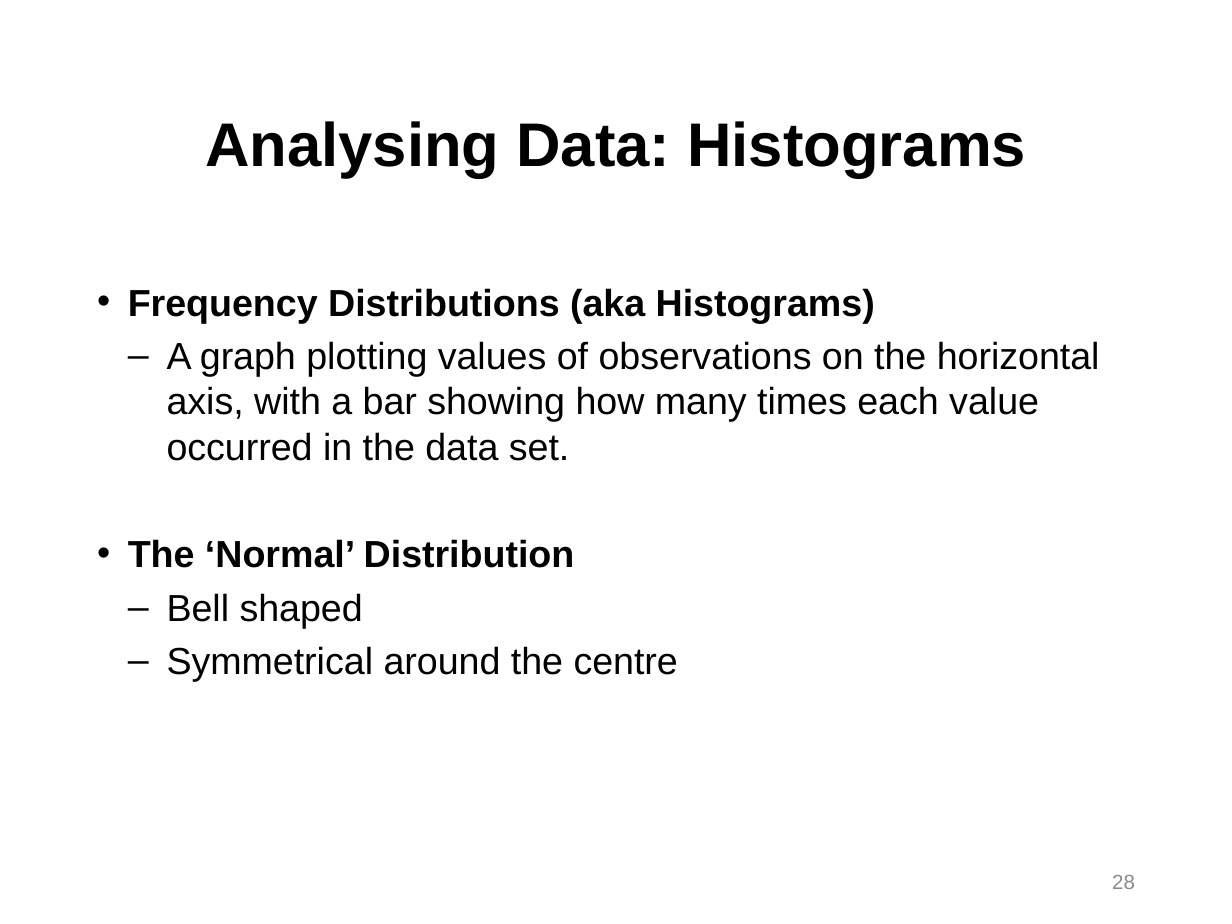
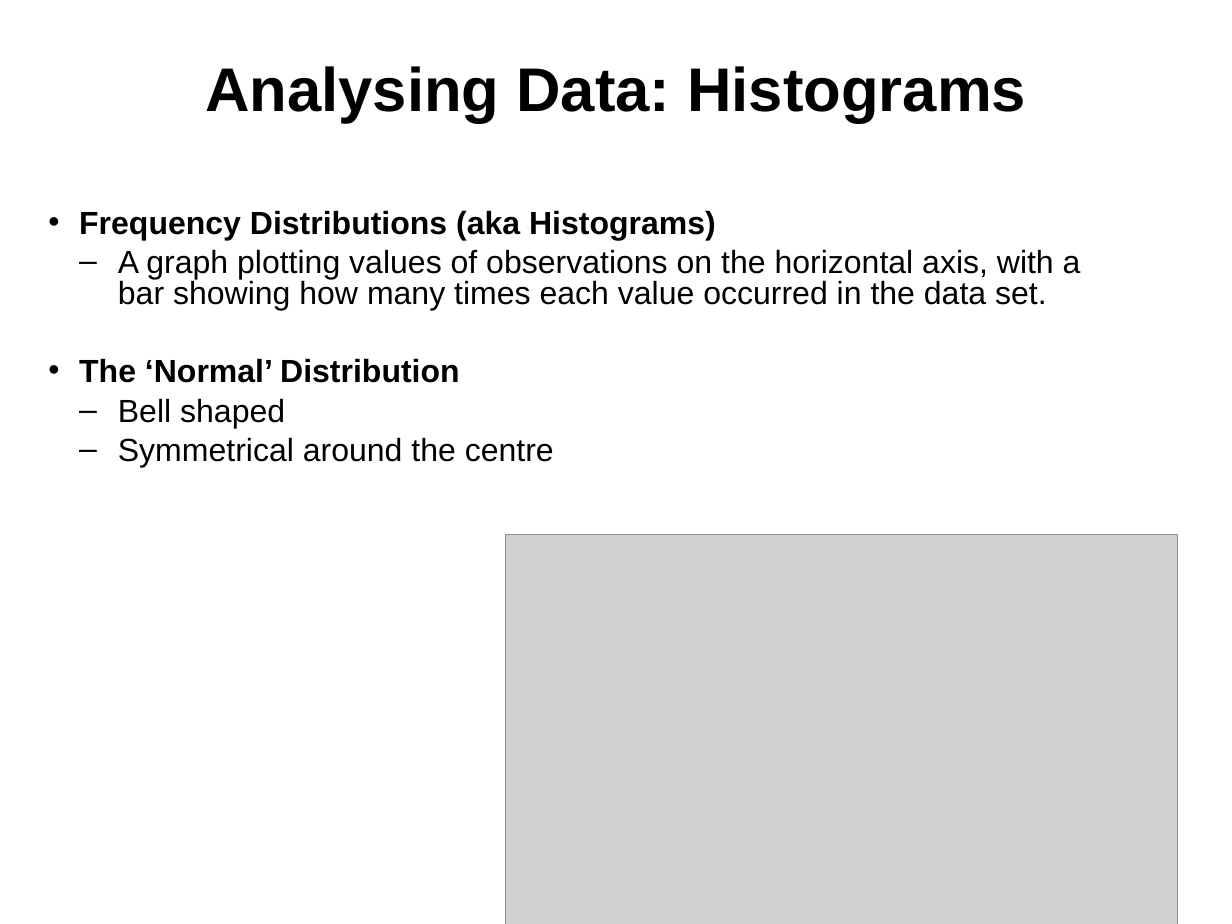
Before and after one commit to npm27/Teaching-Materials, a slide deck: slide 28 of Stats/Slides/1 Chapter 1 Slides.pptx. Drawn at 1232x924 pixels with LibreOffice and Linux fonts; fonts in the diff are those of the drawing; grey boxes stand for pictures. Boxes give left, top, right and bottom in pixels: in the first picture for what was removed or moved away, otherwise in the second. Text is boxed around its words. In the diff, an @@ line names an element or a change of style, - is before the commit and + after.

```diff
--- a/Stats/Slides/1 Chapter 1 Slides.pptx
+++ b/Stats/Slides/1 Chapter 1 Slides.pptx
@@ title "Analysing Data: Histograms" moved from (x1=205, y1=121, x2=1026, y2=178) to (x1=205, y1=66, x2=1026, y2=123) @@
@@ text "Frequency Distributions (aka Histograms)" moved from (x1=128, y1=288, x2=1100, y2=682) to (x1=79, y1=210, x2=1081, y2=467) @@
@@ text "Frequency Distributions (aka Histograms)" at (x1=79, y1=210, x2=1081, y2=467): size 22 to 18.7 pt; line spacing 1 to 0.8 @@
@@ picture added at (x1=505, y1=535, x2=1178, y2=924) @@
@@ page number removed at (x1=1112, y1=875, x2=1135, y2=889) @@
-28
```
Also in this commit, not shown: 3 other slides changed, 2 other files.
